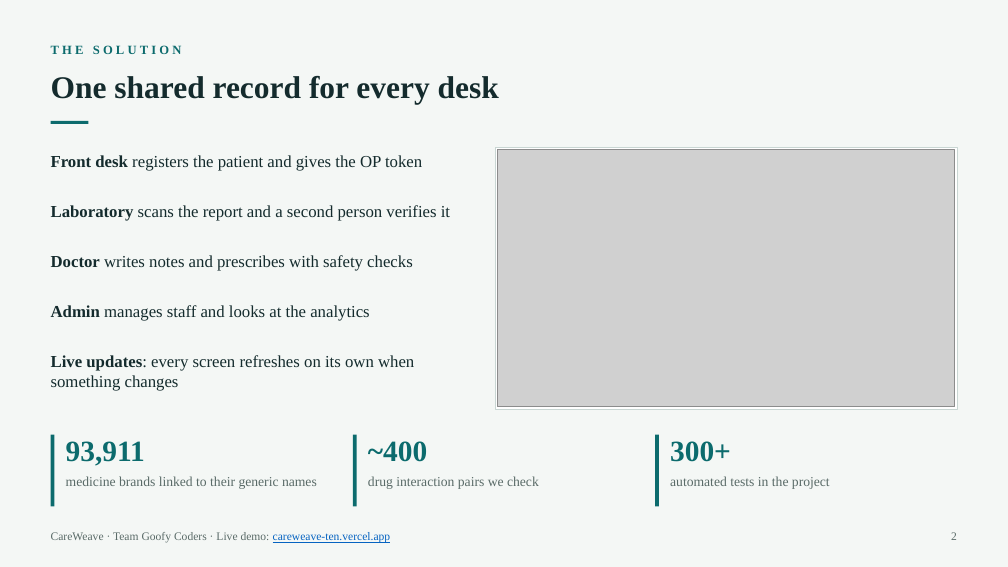
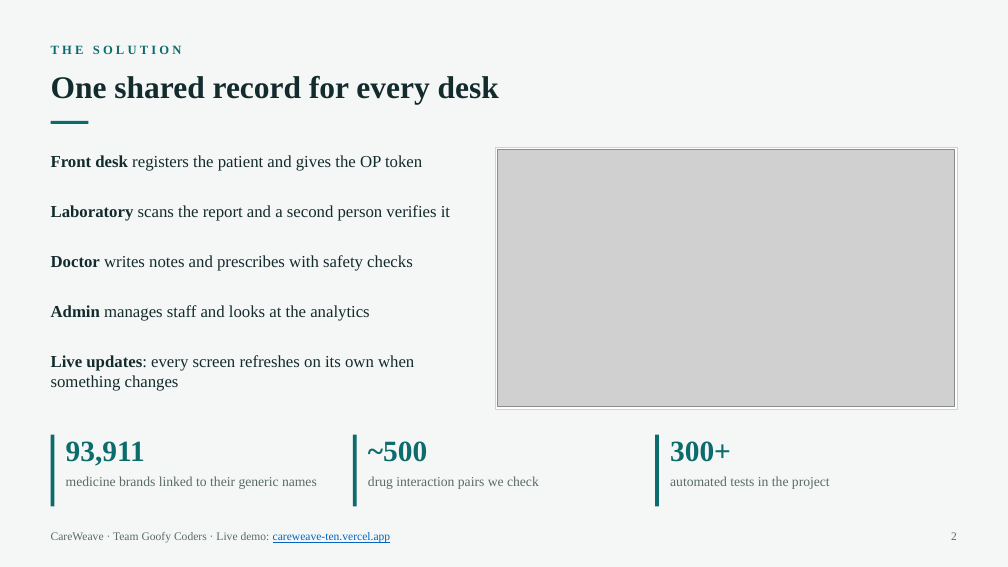
Before and after one commit to saiprashanth2410/Care-weave, a slide deck: slide 2 of CareWeave.pptx. Drawn at 1008x567 pixels with LibreOffice and Linux fonts; fonts in the diff are those of the drawing; grey boxes stand for pictures. Boxes give left, top, right and bottom in pixels: in the first picture for what was removed or moved away, otherwise in the second. Text is boxed around its words. In the diff, an @@ line names an element or a change of style, - is before the commit and + after.

```diff
--- a/CareWeave.pptx
+++ b/CareWeave.pptx
@@ text at bbox=[368, 441, 427, 462]: text changed @@
-~400
+~500
```
Also in this commit, not shown: 2 other slides changed.
